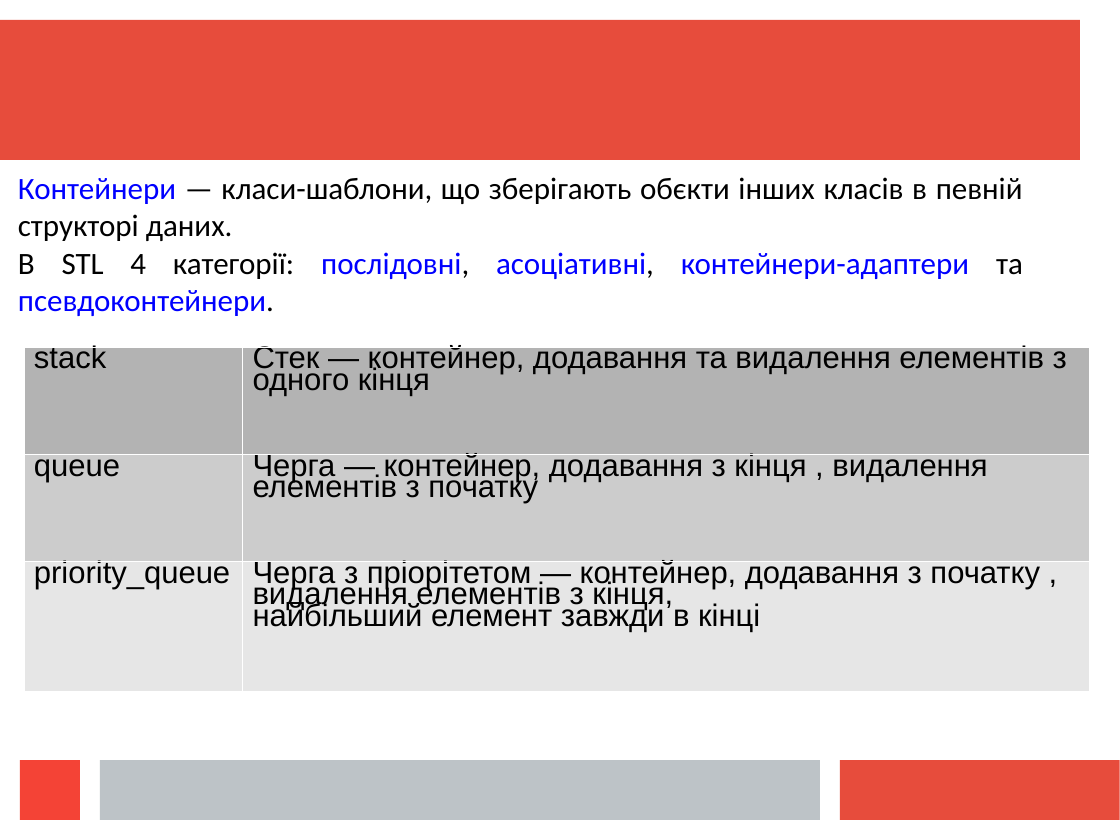
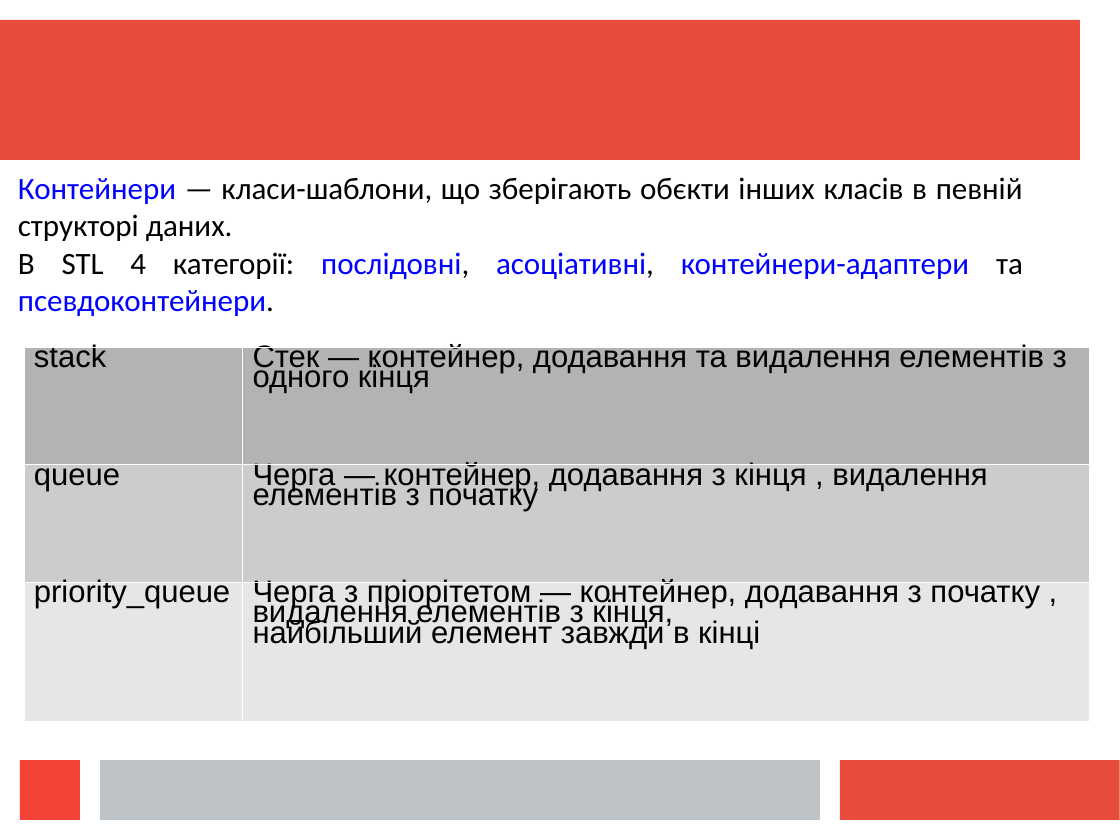
Before and after one commit to mecchmatProjects/CppCourse, a slide deck: slide 8 of Lect12/CppUkrTutor12_1.ppt. Drawn at 1120x840 pixels with LibreOffice and Linux fonts; fonts in the diff are those of the drawing. Boxes give left, top, right and bottom in pixels: in the first picture for what was removed or moved away, otherwise in the second. Text is boxed around its words. In the diff, an @@ line names an element or a change of style, - is before the commit and + after.

```diff
--- a/Lect12/CppUkrTutor12_1.ppt
+++ b/Lect12/CppUkrTutor12_1.ppt
@@ table at (24,347,1090,721) @@
@@ line spacing 0.62 to 0.58 @@
```
Also in this commit, not shown: 3 other slides changed, 1 slide added, 4 other files.
